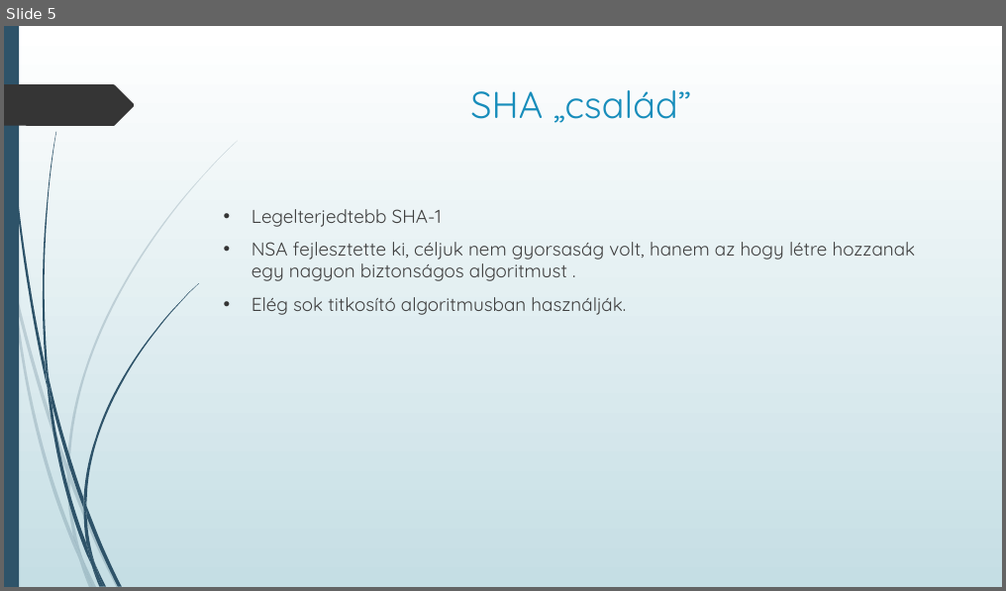
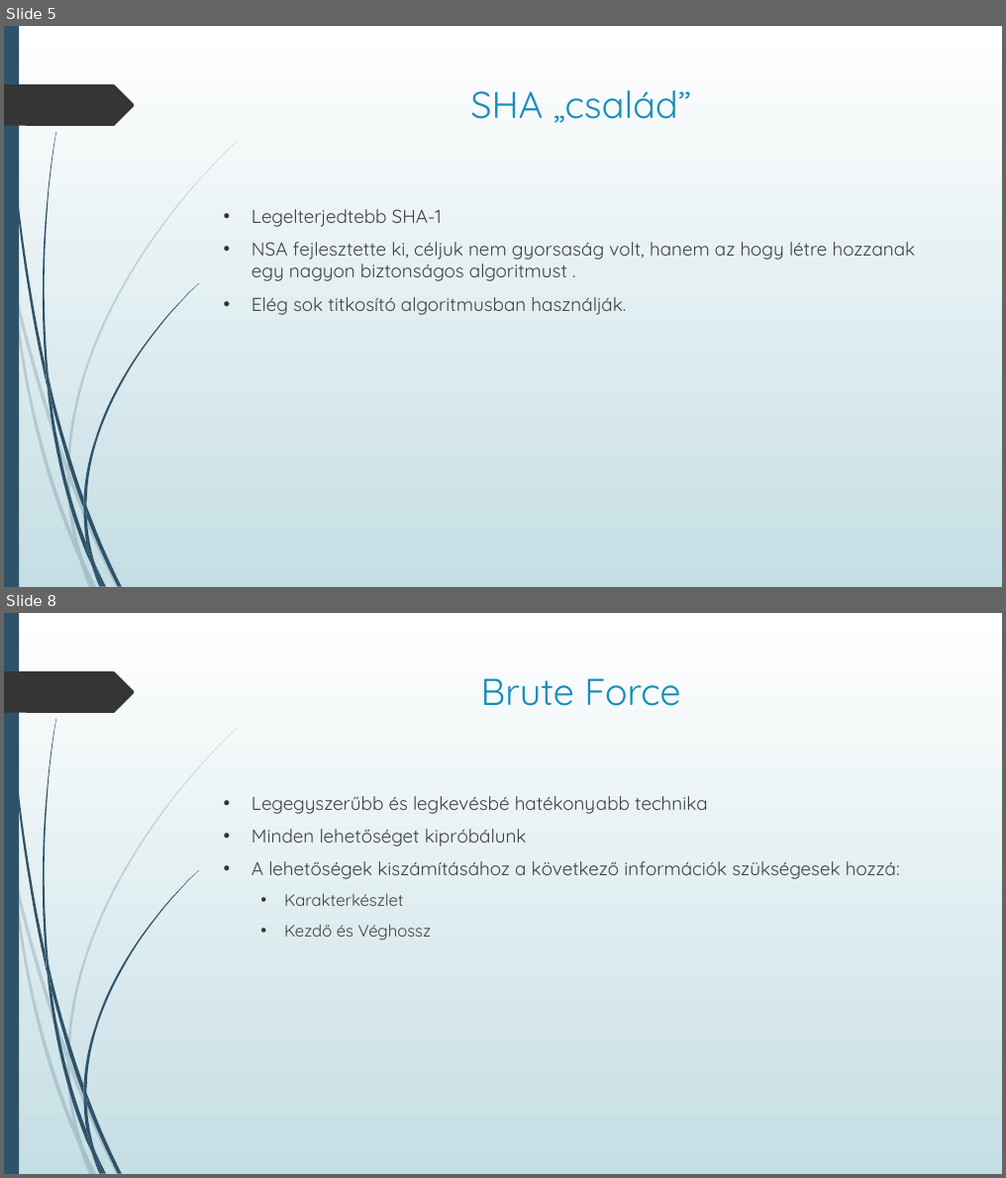
Before and after one commit to njszki-2016-14sz/CSS-Champions, a slide deck: Hash Tábla Algoritmisok.pptx. Shown one above the other, each under a label of ours: slide 5 before the commit, slides 5 and 8 after it; the slides between them are not shown. The pictures are 1006x591 and 1006x1178 pixels, drawn with LibreOffice and Linux fonts; fonts in the diff are those of the drawing. Boxes give left, top, right and bottom in pixels: in the first picture for what was removed or moved away, otherwise in the second. Text is boxed around its words. In the diff, an @@ line names an element or a change of style, - is before the commit and + after.

```diff
--- a/Hash Tábla Algoritmisok.pptx
+++ b/Hash Tábla Algoritmisok.pptx
@@ slide 8 added at (4,613,1002,1174), background gradient #FFFFFF to #C5DEE5; not listed: 24 template elements that a slide beside it also shows @@
@@ title added at (481,678,680,706), 36 pt, text #178DBB @@
+Brute Force
@@ text added at (252,796,900,941), 18 pt, text #404040 @@
+• Legegyszerűbb és legkevésbé hatékonyabb technika
+• Minden lehetőséget kipróbálunk
+• A lehetőségek kiszámításához a következő információk szükségesek hozzá:
+  • Karakterkészlet
+  • Kezdő és Véghossz
```
Also in this commit, not shown: 5 other slides added.
